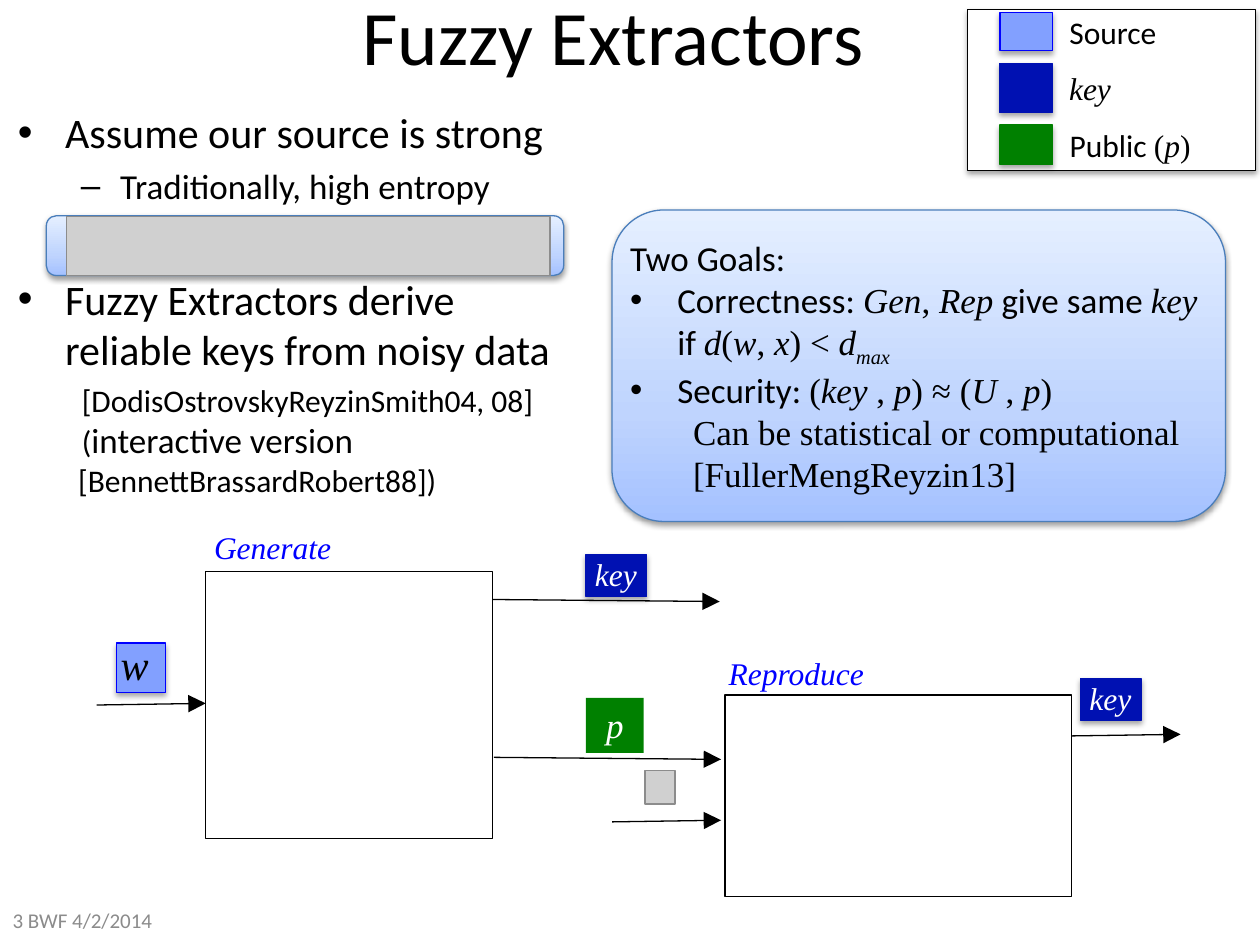
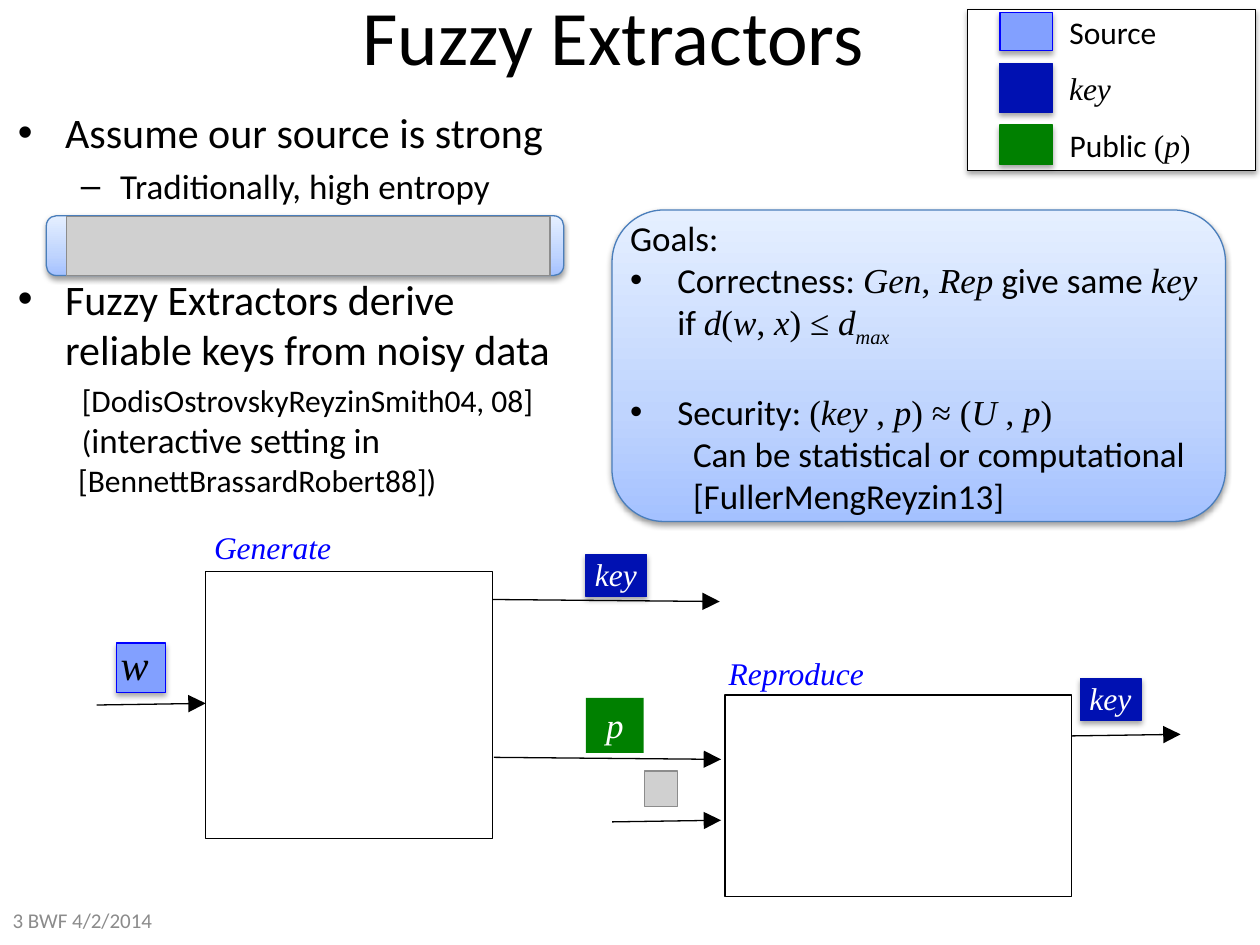
Before and after one commit to xianruimeng/comp-fuzzy-ext, a slide deck: slide 3 of constantRate/KeyDerivationWithNegativeUsable.pptx. Drawn at 1260x945 pixels with LibreOffice and Linux fonts; fonts in the diff are those of the drawing; grey boxes stand for pictures. Boxes give left, top, right and bottom in pixels: in the first picture for what was removed or moved away, otherwise in the second. Text is boxed around its words. In the diff, an @@ line names an element or a change of style, - is before the commit and + after.

Commit message:
Minor changes to presentation

```diff
--- a/constantRate/KeyDerivationWithNegativeUsable.pptx
+++ b/constantRate/KeyDerivationWithNegativeUsable.pptx
@@ text "Goals:" moved from (x1=630, y1=246, x2=1198, y2=494) to (x1=630, y1=222, x2=1198, y2=515) @@
@@ text at (x1=630, y1=222, x2=1198, y2=342): text changed @@
-Two Goals:
-• Correctness: Gen, Rep give same key
-  if d(w, x) < dmax
+Goals:
+• Correctness: Gen, Rep give same key
+  if d(w, x) ≤ dmax
@@ text at (x1=18, y1=389, x2=533, y2=497): text changed @@
-[DodisOstrovskyReyzinSmith04, 08]
-(interactive version aaaa[BennettBrassardRobert88])
+[DodisOstrovskyReyzinSmith04, 08]
+(interactive setting in aaaa[BennettBrassardRobert88])
@@ text at (x1=693, y1=442, x2=1185, y2=515): font Times New Roman to Calibri in "Can be statistical or computational [FullerMengReyzin13]" @@
@@ picture resized from (x1=645, y1=771, x2=675, y2=804) to (x1=645, y1=771, x2=678, y2=808) @@
```
Also in this commit, not shown: 19 other slides changed, 3 slides added.
